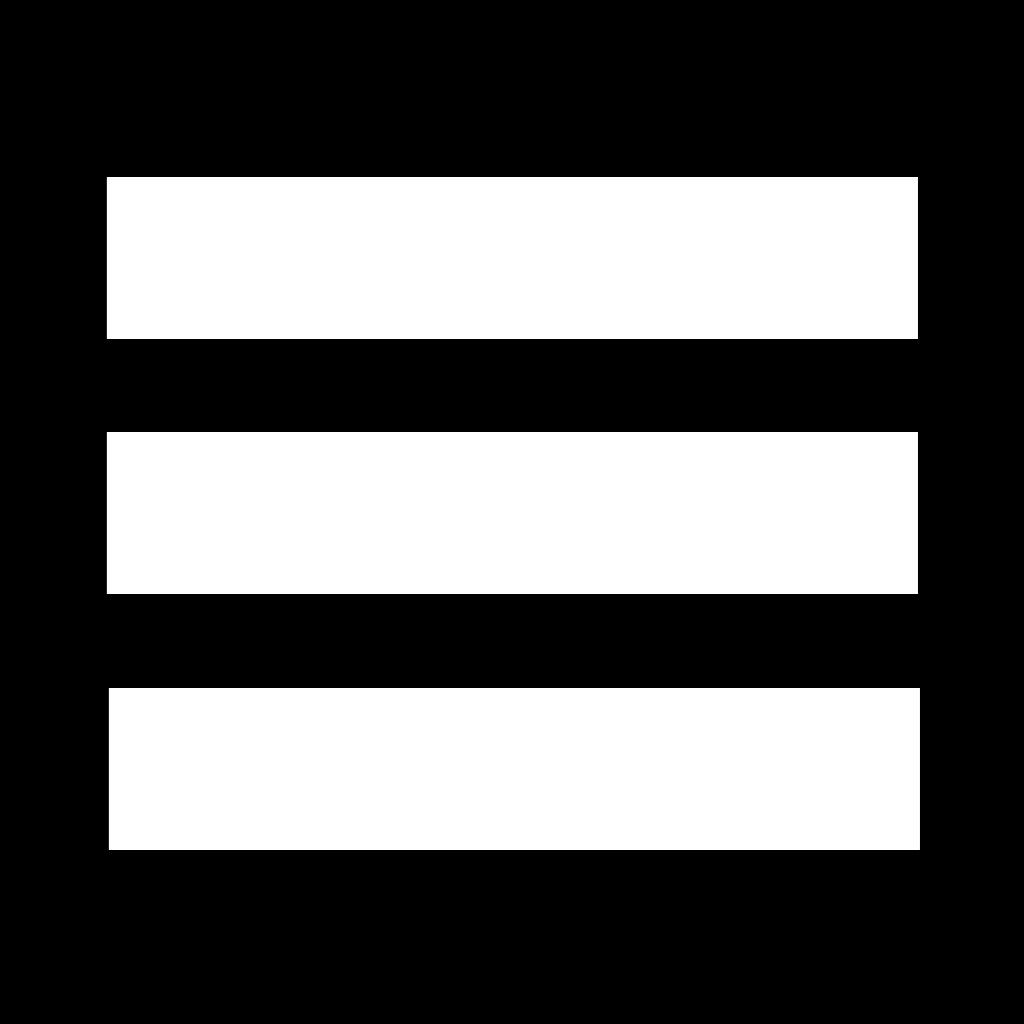
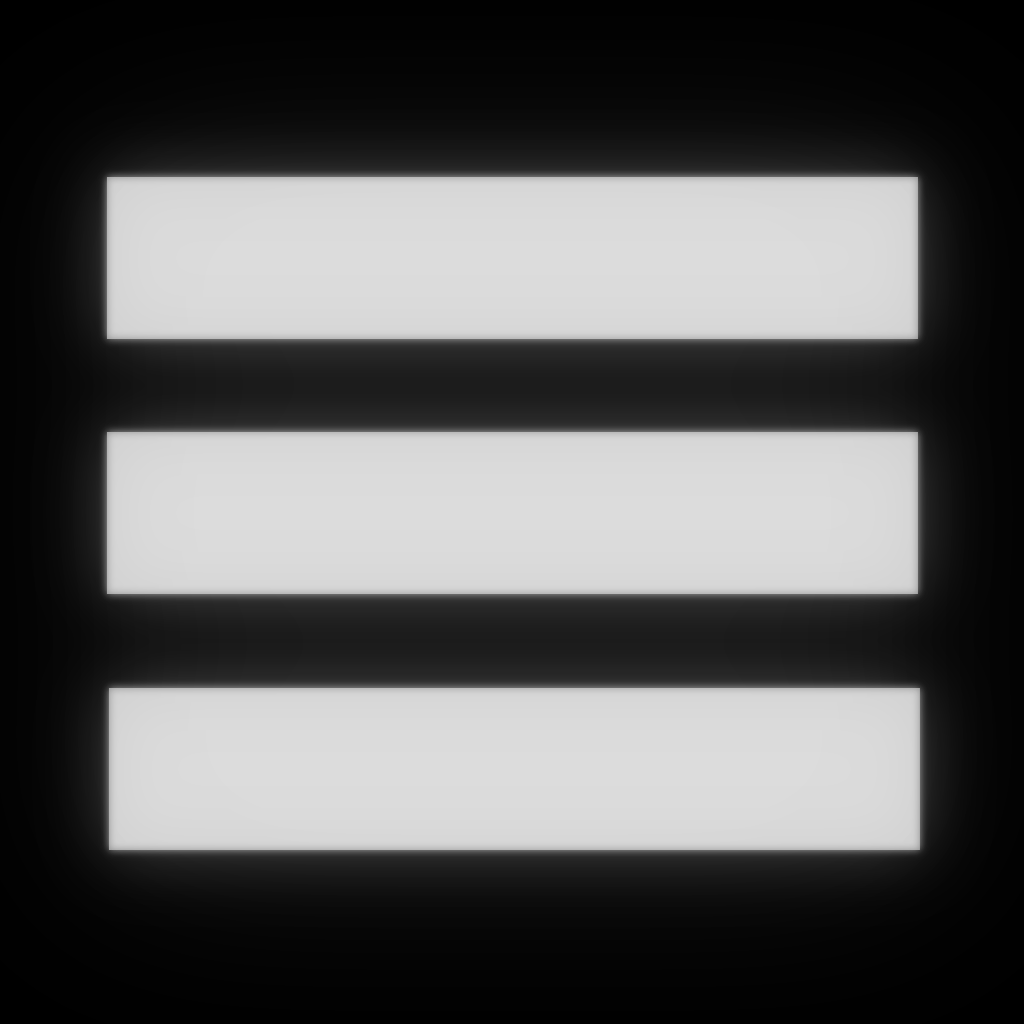
Revision of a layered (1024, 1024) image; what changed, layer by layer:
added layer "q copy 5" (12%) above "q copy 4" over box(0, 40, 1024, 987)
added layer "q copy 4" (25%) above "q copy 3" over box(21, 91, 1006, 936)
added layer "q copy 3" (60%) above "q copy 2" over box(96, 166, 931, 861)
"q copy 2": opacity 100% → 50%, painted on it over box(106, 177, 920, 850)
removed layer "q copy" over box(106, 432, 918, 594)
removed layer "q" over box(108, 688, 920, 850)
